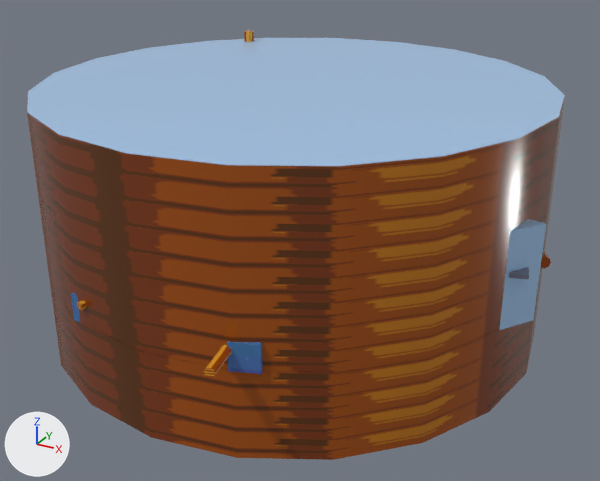
Before and after pictures for a commit that changed the FBX model Assets/LevelBuilds/Level2.fbx.
Before and after are seen from a 50 mm lens placed at (0.15, -0.269, 0.127), pointed at (0.007, -0.008, -0.004). The axes (+X, +Y, +Z) are drawn at lower left. The lights are the same throughout. The first picture is the older version. Where no turn or scale is listed for an object, it has been applied to the vertices.

In view in the first picture: 'Outerwall', 'Outerwall1', 'Outerwall2', 'Walls3', 'pCube17', 'pCylinder3' and 6 more.
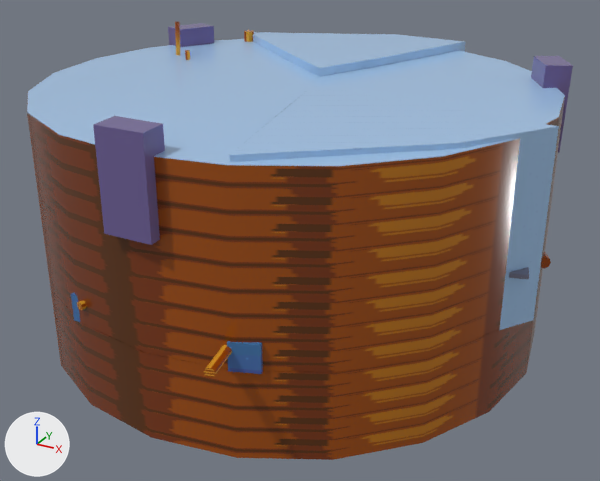
Where the newer file only moved an object's origin or applied its transform, the numbers keep the older frame.

Where the change shows, as pixel boxes [x1, y1, x2, y2] in the pictures (600 x 481 px):
'Walls3', reshaped: before [500, 219, 546, 330]; after [229, 85, 559, 330]
'pCube26', added (purple): after [93, 116, 165, 245]
'Walls1', moved, rescaled (not visible before): after [253, 32, 466, 77]
'pCube25', added (purple): after [531, 56, 573, 153]
'pCube24', added (purple): after [168, 23, 214, 47]
'pCylinder43', added (mostly hidden): after [175, 22, 180, 55]
'pCylinder49', added (mostly hidden): after [185, 50, 190, 60]

The change, as a diff of the scene's bpy script:
```diff
--- a/Assets/LevelBuilds/Level2.fbx.py
+++ b/Assets/LevelBuilds/Level2.fbx.py
@@ me_mesh_001 @@
 # used by ob_walls1; location = (0.0048, 0.0605, 0.0073)
-me_mesh_001.from_pydata(...)  # 12 vertices, 10 faces; spans x -0.0688..0.029, y -0.0454..0.0375, z -0.019..0.019
+me_mesh_001.from_pydata(...)  # 12 vertices, 10 faces; spans x -0.0688..0.029, y -0.0454..0.0375, z -0.019..0.0515
+# me_mesh_001 part 1: the whole mesh is scaled about its middle by (1, 1, 1.86), then moved by (0.0, 0.0, 0.0162)
 me_mesh_001.materials.append(mat_pasted__pasted__pasted__standardsurface3)
@@ me_mesh_003 @@
 # used by ob_walls3; location = (0.0477, -0.0316, 0.0077)
 # before: 1 (-0.0316, 0.0026, 0.0178), 2 (-0.018, -0.0578, 0.0179), 5 (-0.0372, 0.0265, 0.0176), 6 (0.0321, -0.0165, 0.0175), 9 (-0.0084, 0.0228, 0.0176)
 # before: 10 (0.0531, 0.0156, 0.0173) at pixel (546, 223)
-me_mesh_003.from_pydata(...)  # 12 vertices, 9 faces; spans x -0.0374..0.0531, y -0.0579..0.0265, z -0.0179..0.0179
+me_mesh_003.from_pydata(...)  # 12 vertices, 9 faces; spans x -0.0374..0.0531, y -0.0579..0.0265, z -0.0179..0.0497
+# me_mesh_003 part 2
+for i in [1, 2, 5, 6, 9, 10]: me_mesh_003.vertices[i].co += Vector((0.0, 0.0, 0.0318))
 me_mesh_003.materials.append(mat_pasted__pasted__pasted__standardsurface3)
@@ me_mesh_169 @@
+me_mesh_169.from_pydata([(0.0091, -0.005, -0.0165), (0.0083, 0.005, -0.0165), (0.0091, -0.005, 0.0165), (0.0083, 0.005, 0.0165), (-0.0083, -0.005, 0.0165), (-0.0091, 0.005, 0.0165), (-0.0083, -0.005, -0.0165), (-0.0091, 0.005, -0.0165)], [], [(0, 1, 3, 2), (2, 3, 5, 4), (4, 5, 7, 6), (6, 7, 1, 0), (1, 7, 5, 3), (6, 0, 2, 4)])
+me_mesh_169.materials.append(mat_pasted__wall3)  # purple #6e6097
@@ me_mesh_165 @@
+me_mesh_165.from_pydata(...)  # 44 vertices, 50 faces; spans x -0.0334..0.0112, y -0.0531..0.0167, z -0.0211..0.0463
+me_mesh_165.materials.append(mat_metal_platforms)  # picture img_brassplatform_png
@@ me_mesh_163 @@
+me_mesh_163.from_pydata(...)  # 37 vertices, 36 faces; spans x -0.0144..0.0054, y -0.0235..0.0055, z -0.0008..0.0489
+me_mesh_163.materials.append(mat_metal_platforms)  # picture img_brassplatform_png
@@ me_mesh_167 @@
+me_mesh_167.from_pydata([(-0.0085, -0.0059, -0.0165), (0.0009, -0.0096, -0.0165), (-0.0085, -0.0059, 0.0165), (0.0009, -0.0096, 0.0165), (-0.0009, 0.0096, 0.0165), (0.0085, 0.0059, 0.0165), (-0.0009, 0.0096, -0.0165), (0.0085, 0.0059, -0.0165)], [], [(0, 1, 3, 2), (2, 3, 5, 4), (4, 5, 7, 6), (6, 7, 1, 0), (1, 7, 5, 3), (6, 0, 2, 4)])
+me_mesh_167.materials.append(mat_pasted__wall3)  # purple #6e6097
@@ me_mesh_168 @@
+me_mesh_168.from_pydata([(-0.0003, 0.0102, -0.0166), (-0.0087, 0.0048, -0.0163), (0.0004, 0.0105, 0.0164), (-0.008, 0.005, 0.0166), (0.0087, -0.0048, 0.0163), (0.0003, -0.0102, 0.0166), (0.008, -0.005, -0.0166), (-0.0004, -0.0105, -0.0164)], [], [(0, 1, 3, 2), (2, 3, 5, 4), (4, 5, 7, 6), (6, 7, 1, 0), (1, 7, 5, 3), (6, 0, 2, 4)])
+me_mesh_168.materials.append(mat_pasted__wall3)  # purple #6e6097
@@ ob_pcube26 @@
+ob_pcube26 = bpy.data.objects.new('pCube26', me_mesh_169)
+ob_pcube26.location = (-0.0003, -0.0946, 0.0467)
@@ ob_pcylinder49 @@
+ob_pcylinder49 = bpy.data.objects.new('pCylinder49', me_mesh_165)
+ob_pcylinder49.location = (-0.0523, 0.0331, 0.0129)
@@ ob_pcylinder43 @@
+ob_pcylinder43 = bpy.data.objects.new('pCylinder43', me_mesh_163)
+ob_pcylinder43.location = (-0.0751, 0.0194, 0.0205)
@@ ob_pcube24 @@
+ob_pcube24 = bpy.data.objects.new('pCube24', me_mesh_167)
+ob_pcube24.location = (-0.0812, 0.048, 0.0467)
@@ ob_pcube25 @@
+ob_pcube25 = bpy.data.objects.new('pCube25', me_mesh_168)
+ob_pcube25.location = (0.0827, 0.0481, 0.0471)
```
